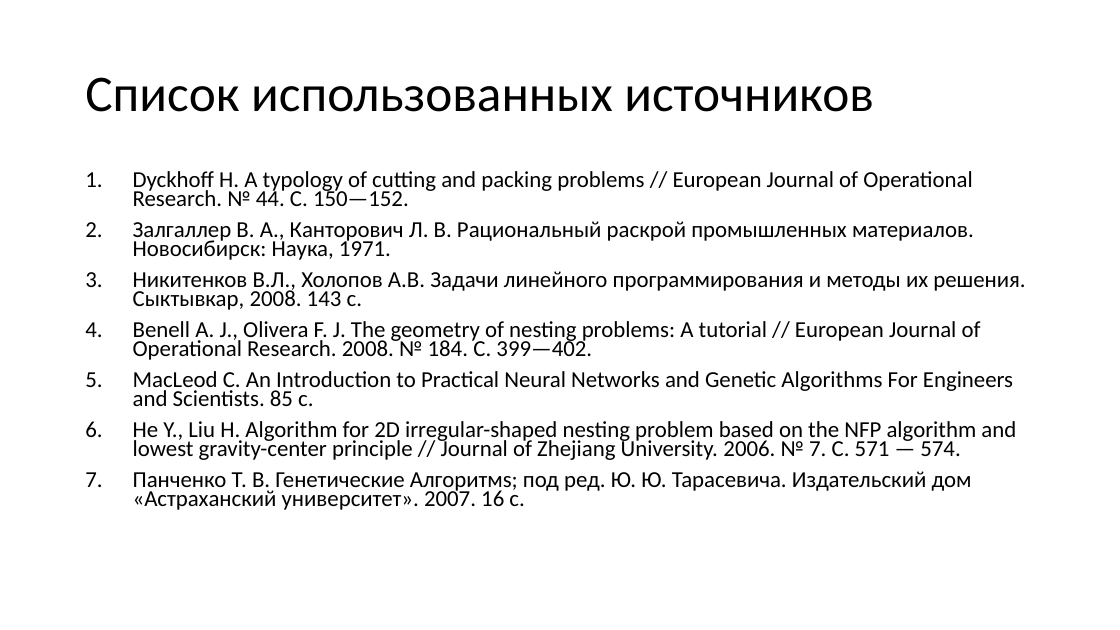
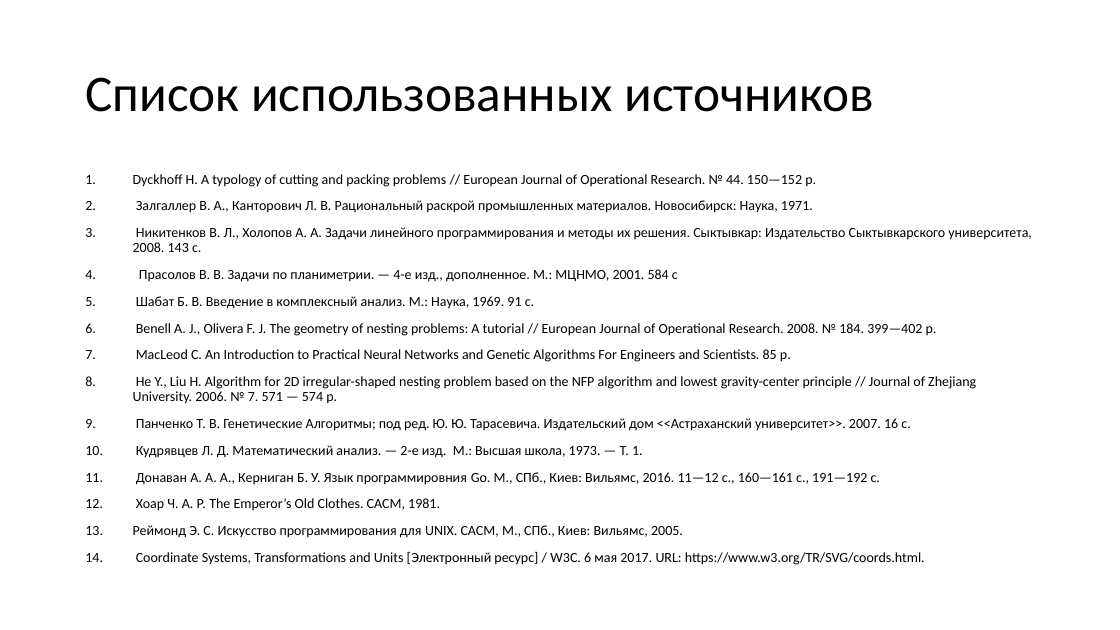
Before and after one commit to muller95/nesting_diplom, a slide deck: slide 14 of презентация.pptx (slide 12 before the commit). Drawn at 1120x630 pixels with LibreOffice and Linux fonts; fonts in the diff are those of the drawing. Boxes give left, top, right and bottom in pixels: in the first picture for what was removed or moved away, otherwise in the second. Text is boxed around its words. In the diff, an @@ line names an element or a change of style, - is before the commit and + after.

Commit message:
presentation fix

```diff
--- a/презентация.pptx
+++ b/презентация.pptx
@@ text at (x1=133, y1=174, x2=816, y2=187): text changed; size 19.6 to 12 pt @@
-1. Dyckhoff H. A typology of cutting and packing problems // European Journal of Operational Research. № 44. С. 150—152.
+1. Dyckhoff H. A typology of cutting and packing problems // European Journal of Operational Research. № 44. 150—152 p.
@@ text at (x1=136, y1=200, x2=813, y2=213): size 19.6 to 12 pt in "Залгаллер В. А., Канторович Л. В. Рациональный ..."; line spacing 0.7 to 0.9 @@
@@ text at (x1=133, y1=227, x2=1032, y2=565): text changed; size 19.6 to 12 pt @@
-3. Никитенков В.Л., Холопов А.В. Задачи линейного программирования и методы их решения. Сыктывкар, 2008. 143 с.
-4. Benell A. J., Olivera F. J. The geometry of nesting problems: A tutorial // European Journal of Operational Research. 2008. № 184. С. 399—402.
-5. MacLeod C. An Introduction to Practical Neural Networks and Genetic Algorithms For Engineers and Scientists. 85 с.
-6. He Y., Liu H. Algorithm for 2D irregular-shaped nesting problem based on the NFP algorithm and lowest gravity-center principle // Journal of Zhejiang University. 2006. № 7. С. 571 — 574.
-7. Панченко Т. В. Генетические Алгоритмs; под ред. Ю. Ю. Тарасевича. Издательский дом «Астраханский университет». 2007. 16 с.
+3. Никитенков В. Л., Холопов А. А. Задачи линейного программирования и методы их решения. Сыктывкар: Издательство Сыктывкарского университета, 2008. 143 с.
+4. Прасолов В. В. Задачи по планиметрии. — 4-е изд., дополненное. М.: МЦНМО, 2001. 584 с
+5. Шабат Б. В. Введение в комплексный анализ. М.: Наука, 1969. 91 с.
+6. Benell A. J., Olivera F. J. The geometry of nesting problems: A tutorial // European Journal of Operational Research. 2008. № 184. 399—402 p.
+7. MacLeod C. An Introduction to Practical Neural Networks and Genetic Algorithms For Engineers and Scientists. 85 p.
+8. He Y., Liu H. Algorithm for 2D irregular-shaped nesting problem based on the NFP algorithm and lowest gravity-center principle // Journal of Zhejiang University. 2006. № 7. 571 — 574 p.
+9. Панченко Т. В. Генетические Алгоритмы; под ред. Ю. Ю. Тарасевича. Издательский дом <<Астраханский университет>>. 2007. 16 с.
+10. Кудрявцев Л. Д. Математический анализ. — 2-е изд. М.: Высшая школа, 1973. — Т. 1.
+11. Донаван А. А. А., Керниган Б. У. Язык программировния Go. М., СПб., Киев: Вильямс, 2016. 11—12 с., 160—161 с., 191—192 с.
+12. Хоар Ч. А. Р. The Emperor’s Old Clothes. CACM, 1981.
+13. Реймонд Э. С. Искусство программирования для UNIX. CACM, М., СПб., Киев: Вильямс, 2005.
+14. Coordinate Systems, Transformations and Units [Электронный ресурс] / W3C. 6 мая 2017. URL: https://www.w3.org/TR/SVG/coords.html.
```
Also in this commit, not shown: 1 other slide changed, 2 slides added, 1 other file.
